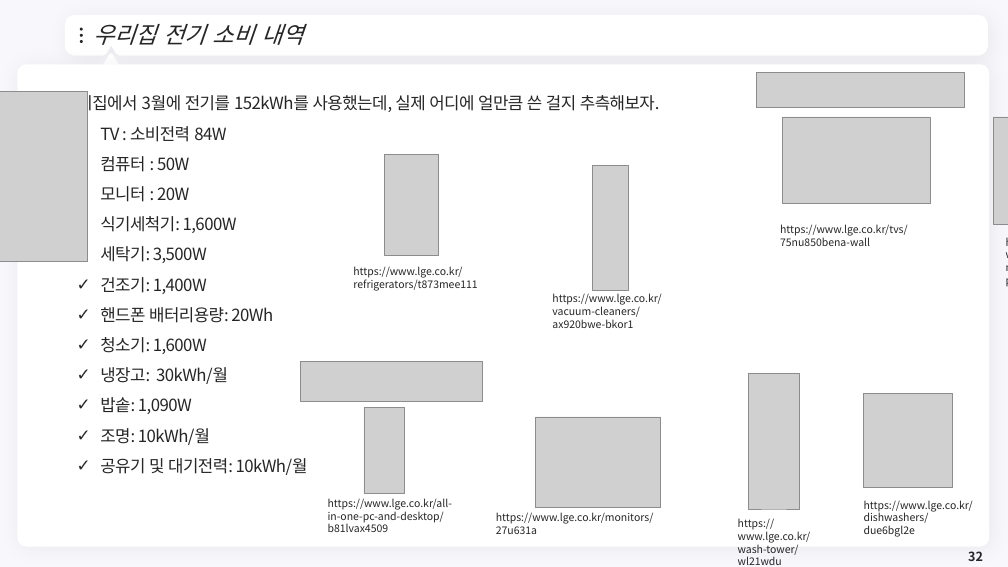
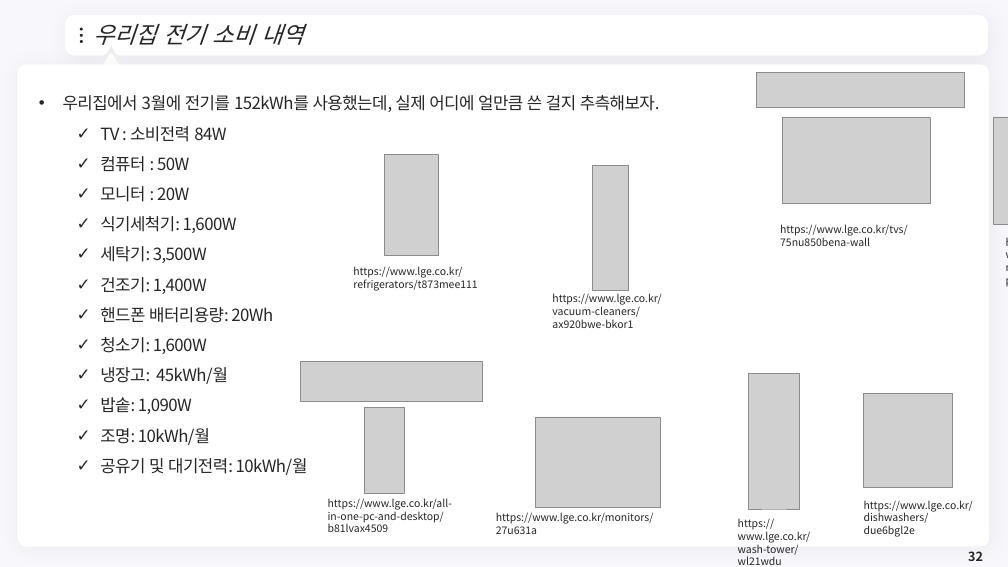
Before and after one commit to meandthey/Teaching, a slide deck: slide 32 of 에너지경제학/자원에너지경제학_Chapter_1.pptx. Drawn at 1008x567 pixels with LibreOffice and Linux fonts; fonts in the diff are those of the drawing; grey boxes stand for pictures; background and template pictures are left out. Boxes give left, top, right and bottom in pixels: in the first picture for what was removed or moved away, otherwise in the second. Text is boxed around its words. In the diff, an @@ line names an element or a change of style, - is before the commit and + after.

```diff
--- a/에너지경제학/자원에너지경제학_Chapter_1.pptx
+++ b/에너지경제학/자원에너지경제학_Chapter_1.pptx
@@ picture removed at (0,91,87,261) @@
@@ text at (100,367,228,384): text changed @@
-  ✓ 냉장고: 30kWh/월
+  ✓ 냉장고: 45kWh/월
```
Also in this commit, not shown: 6 other slides changed, 1 slide added, 1 slide removed.
